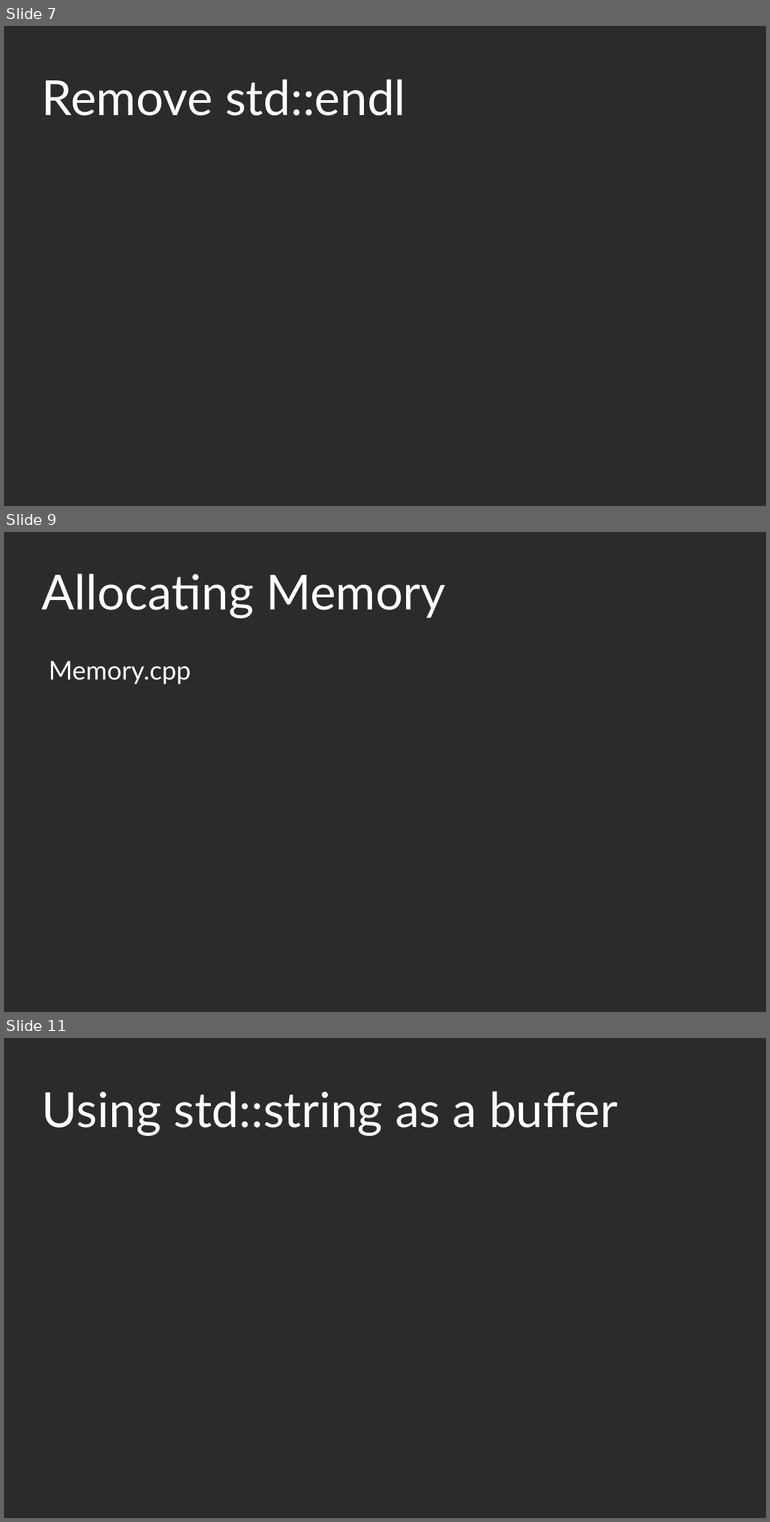
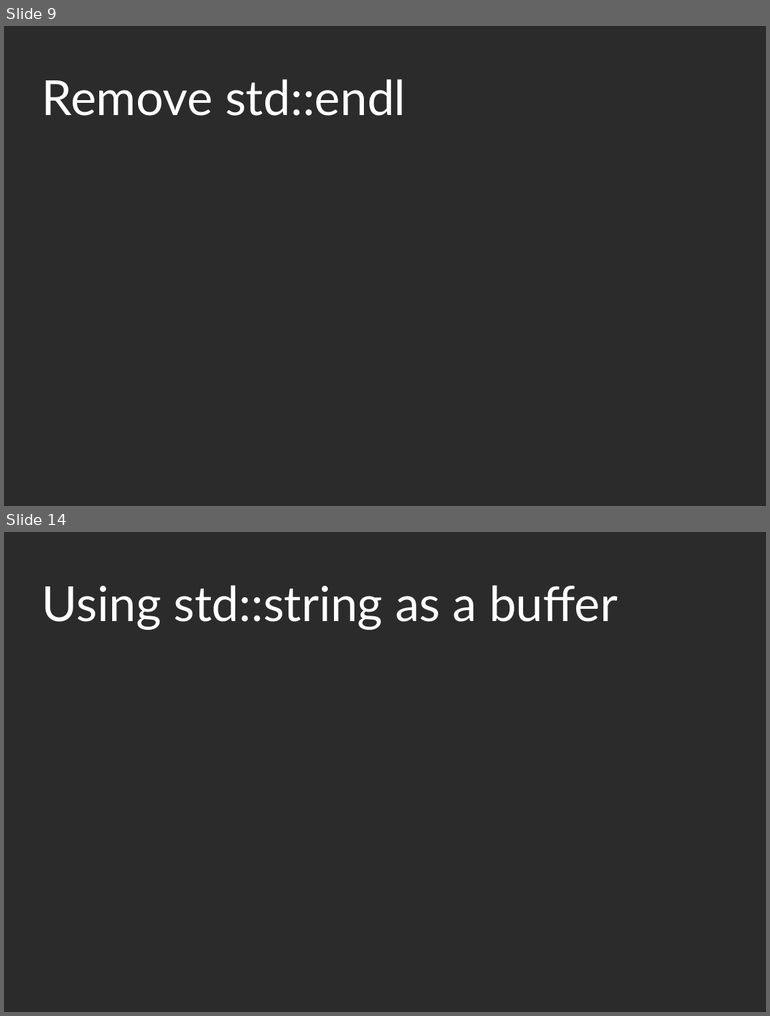
Before and after one commit to KayEss/cpp-designing4performance, a slide deck: slides/Designing APIs For Performance.odp. Shown one above the other, each under a label of ours: slides 7, 9 and 11 before the commit, slides 9 and 14 after it; the slides between them are not shown. The pictures are 770x1522 and 770x1016 pixels, drawn with LibreOffice and Linux fonts; fonts in the diff are those of the drawing; background and template pictures are left out; a plain dark background stands for a picture behind light text. Boxes give left, top, right and bottom in pixels: in the first picture for what was removed or moved away, otherwise in the second. Text is boxed around its words. In the diff, an @@ line names an element or a change of style, - is before the commit and + after.

```diff
--- a/slides/Designing APIs For Performance.odp
+++ b/slides/Designing APIs For Performance.odp
@@ slide 9 removed at (4, 532, 766, 1012), background picture (left out) @@
@@ title removed at (42, 573, 445, 618) @@
-Allocating Memory
@@ text removed at (49, 661, 191, 684) @@
-Memory.cpp
@@ what was slide 7 is now slide 9 @@
@@ what was slide 11 is now slide 14 @@
```
Also in this commit, not shown: 4 slides changed, 4 slides added, 4 other files.
